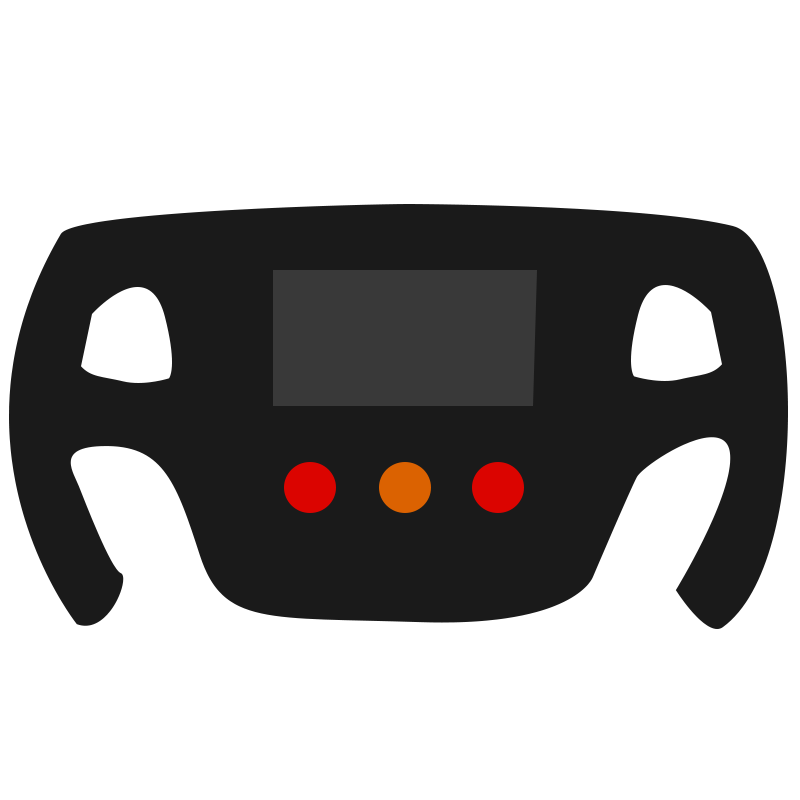
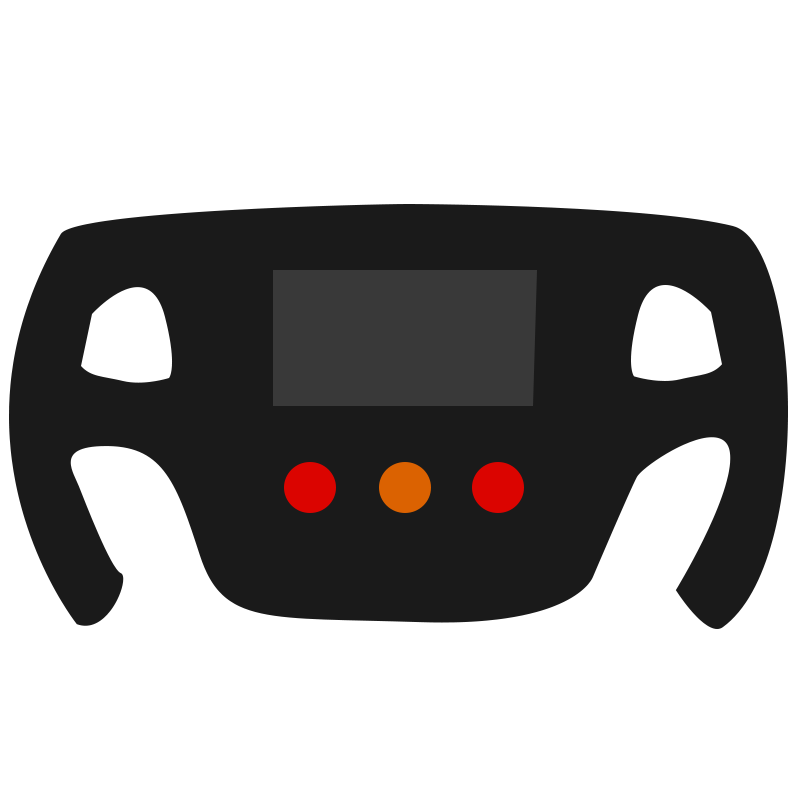
Comparing the layer stacks of the two (800, 800) images. Changes:
hid "Shape 3 copy" over (635, 285, 711, 381)
hid "Shape 3" over (81, 287, 172, 383)
painted on "Shape 1", masked it over (81, 285, 711, 383)
